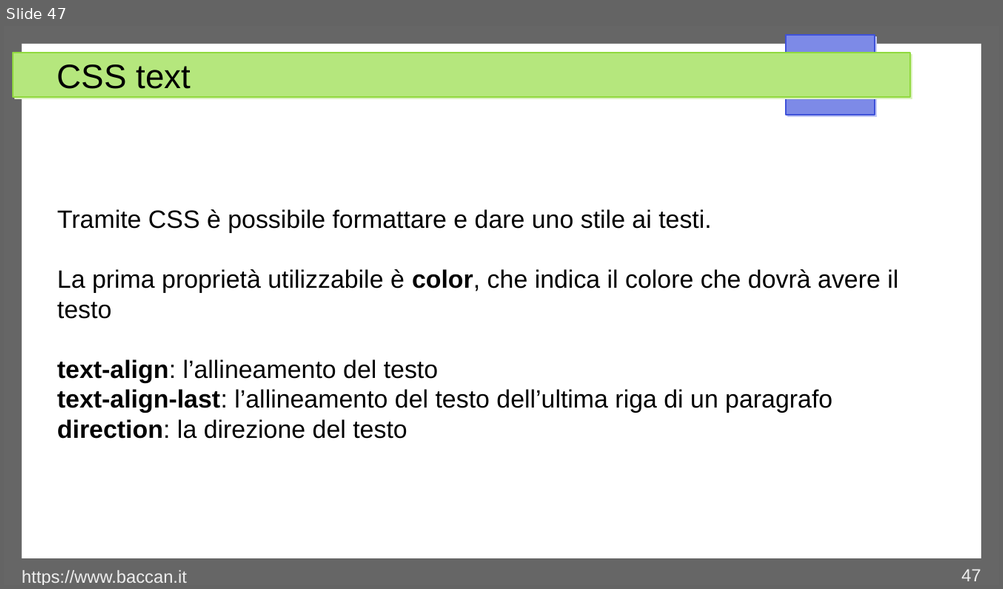
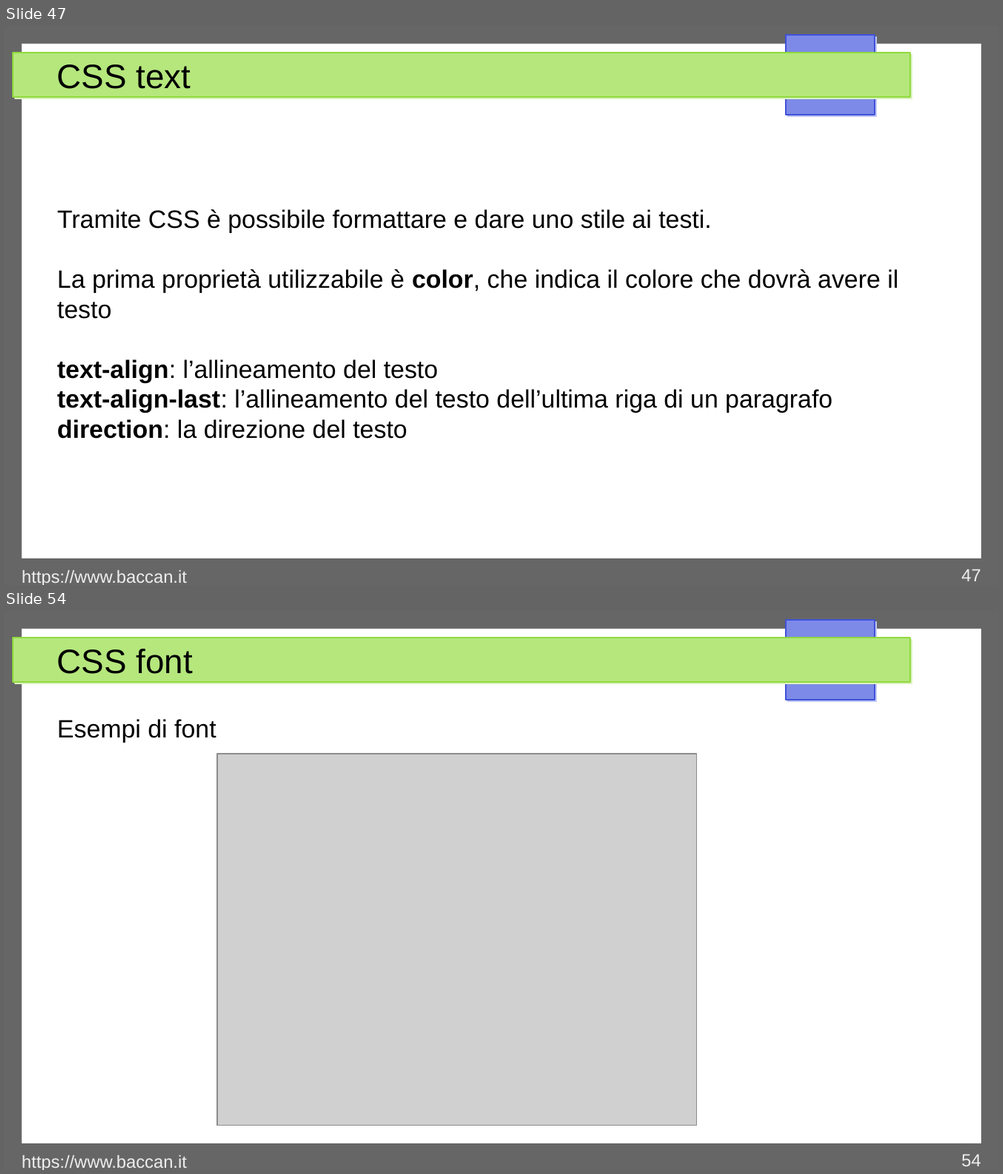
Before and after one commit to matteobaccan/CorsoCSS, a slide deck: Chapter_css.odp. Shown one above the other, each under a label of ours: slide 47 before the commit, slides 47 and 54 after it; the slides between them are not shown. The pictures are 1003x589 and 1003x1174 pixels, drawn with LibreOffice and Linux fonts; fonts in the diff are those of the drawing; grey boxes stand for pictures. Boxes give left, top, right and bottom in pixels: in the first picture for what was removed or moved away, otherwise in the second. Text is boxed around its words. In the diff, an @@ line names an element or a change of style, - is before the commit and + after.

Commit message:
Aggiornamento font

```diff
--- a/Chapter_css.odp
+++ b/Chapter_css.odp
@@ slide 54 added at <box>4,611,999,1170</box>, background #FFFFFF; not listed: 4 template elements that a slide beside it also shows @@
@@ title added at <box>57,649,193,674</box>, 27 pt, text #000000 @@
+CSS font
@@ text added at <box>57,719,216,743</box>, 20 pt, text #000000 @@
+Esempi di font
@@ picture added at <box>217,754,696,1126</box> @@
@@ text added at <box>22,1156,187,1170</box>, 14 pt, text #EEEEEE @@
+https://www.baccan.it
@@ page number added at <box>961,1154,980,1167</box>, 14 pt, text #EEEEEE @@
+54
```
Also in this commit, not shown: 1 slide changed, 9 other slides added, 6 other files.
